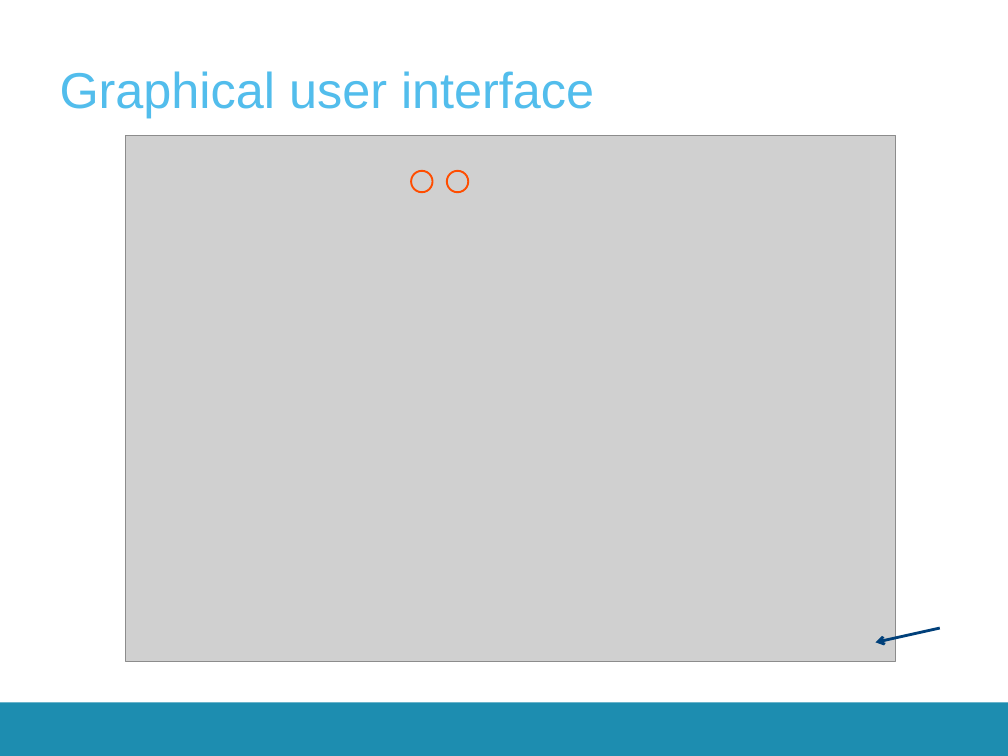
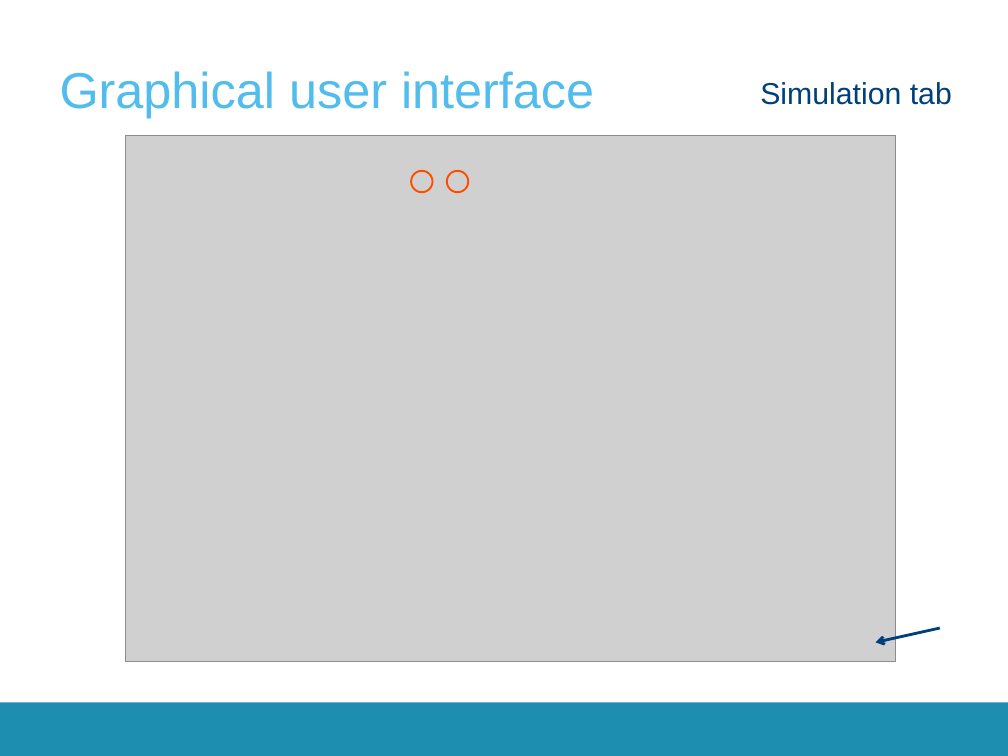
Before and after one commit to open-ideas/__CrashCourse__, a slide deck: slide 19 of 2017-2018/Presentations/CrashCourse_2016.pptx (slide 17 before the commit). Drawn at 1008x756 pixels with LibreOffice and Linux fonts; fonts in the diff are those of the drawing; grey boxes stand for pictures; background and template pictures are left out. Boxes give left, top, right and bottom in pixels: in the first picture for what was removed or moved away, otherwise in the second. Text is boxed around its words. In the diff, an @@ line names an element or a change of style, - is before the commit and + after.

```diff
--- a/2017-2018/Presentations/CrashCourse_2016.pptx
+++ b/2017-2018/Presentations/CrashCourse_2016.pptx
@@ text added at [760,82,952,105], 24 pt, text #00407A @@
+Simulation tab
```
Also in this commit, not shown: 14 other slides changed, 14 slides added, 10 slides removed.
